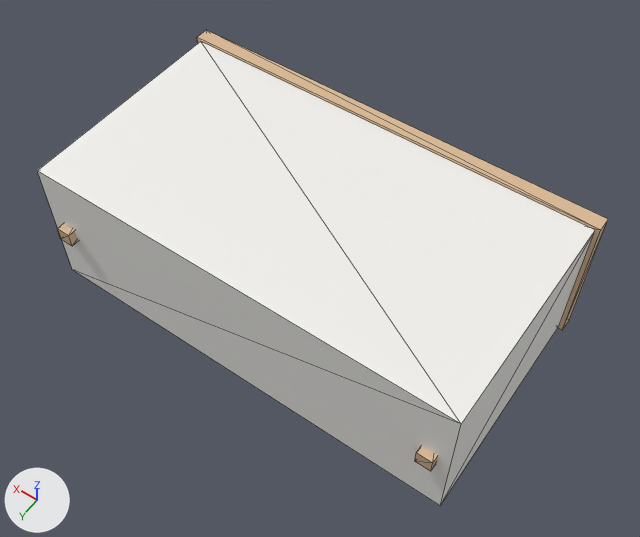
A saved change to the glTF model frontend/public/architect-2525/assets/models/dresser.glb.
The view is the same before and after, from a 50 mm lens placed at (-1.04, 0.998, 2.144), pointed at (-0.049, -0.39, -0.038). The lights are fixed; the arrows at lower left show +X, +Y and +Z. The picture after the commit comes second. Mesh edges are drawn as thin lines. Where no turn or scale is listed for an object, it has been applied to the vertices.

Names of what the first picture shows: 'geometry_0', 'geometry_1', 'geometry_9' and 1 more.
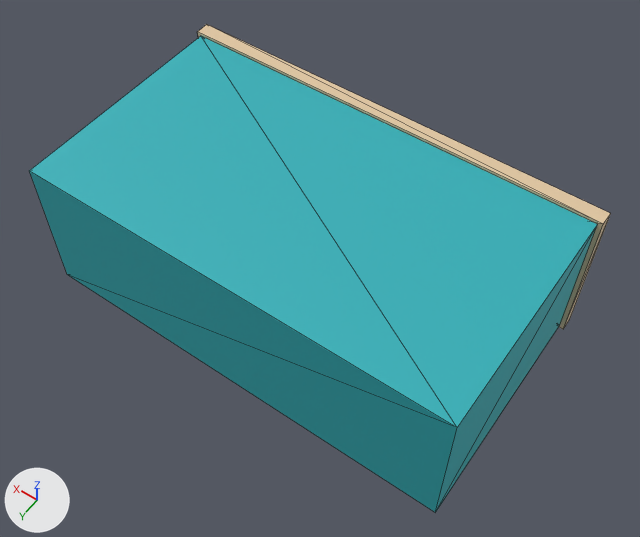
Location of each change, (x1, y1, x2, y2) in pixels of the pictures (640 x 537 px):
'geometry_0', recoloured, rescaled
    before: (37, 41, 595, 505)
    after: (29, 36, 597, 513)
'geometry_9', moved, rescaled
    before: (58, 224, 78, 246)
    after: (197, 24, 611, 329)
'geometry_1', unchanged, covered by the edit
    before: (197, 30, 608, 330)

The change, as a list of edits to the scene's bpy script:
```text
Add mat_cyan_dark:
    mat_cyan_dark = principled_material('cyan_dark')
    mat_cyan_dark.base_color = (0.0275, 0.439, 0.486)  # cyan #2eb1b9
    mat_cyan_dark.metallic = 0.05
    mat_cyan_dark.roughness = 0.58
Change me_geometry_0:
    used by ob_geometry_0; location = (0.0, 0.0, 0.0)
    remove me_geometry_0.from_pydata(...)  # 8 vertices, 12 faces; spans x -0.725..0.725, y -0.775..-0.025, z -0.24..0.24
    remove me_geometry_0.materials.append(mat_white)  # white #f5f3ef
    add me_geometry_0.from_pydata(...)  # 8 vertices, 12 faces; spans x -0.725..0.725, y -0.78..0.0, z -0.25..0.25
    me_geometry_0 part 1: the whole mesh is scaled about its middle by (1, 1.04, 1.04), then moved by (0.0, 0.01, 0.0)
    add me_geometry_0.materials.append(mat_cyan_dark)  # cyan #2eb1b9
Change me_geometry_9:
    used by ob_geometry_9; location = (0.0, 0.0, 0.0)
    remove me_geometry_9.from_pydata(...)  # 8 vertices, 12 faces; spans x 0.635..0.685, y -0.12..0.0, z -0.025..0.025
    add me_geometry_9.from_pydata(...)  # 8 vertices, 12 faces; spans x -0.74..0.74, y -0.83..-0.78, z -0.26..0.26
    me_geometry_9 part 2: the whole mesh is scaled about its middle by (29.6, 0.417, 10.4), then moved by (-0.66, -0.745, 0.0)
Change ob_geometry_0:
    ob_geometry_0.location: (0.0, 0.0, 0.0) -> (0.0, 0.0, 0.01)
Change ob_geometry_9:
    ob_geometry_9.location: (0.0, 0.0, 0.0) -> (0.0, 0.0, 0.01)
```
